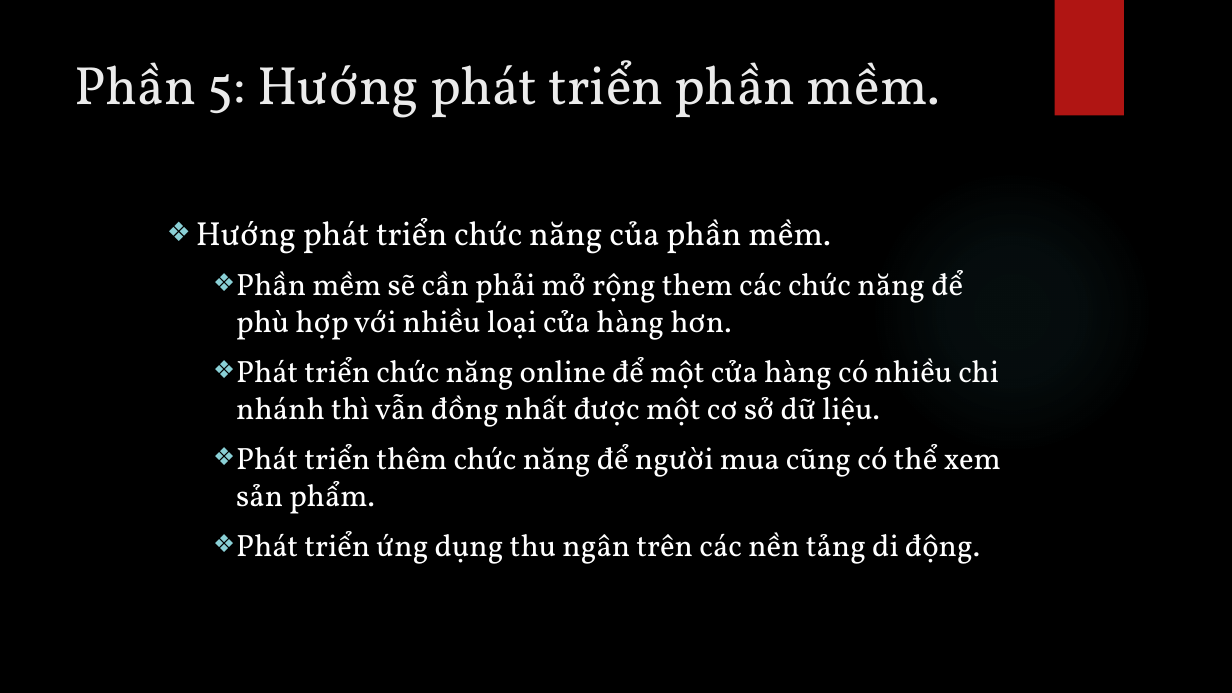
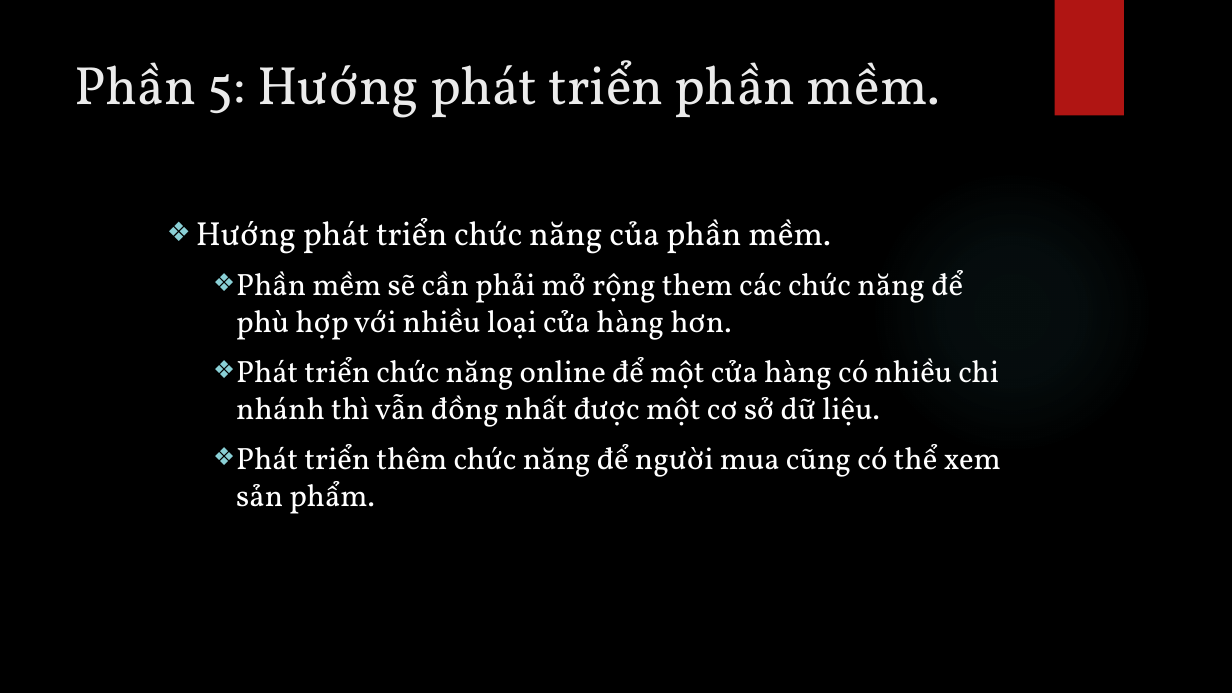
Before and after one commit to phucld95/StoreManage, a slide deck: slide 24 of Slide.pptx (slide 26 before the commit). Drawn at 1232x693 pixels with LibreOffice and Linux fonts; fonts in the diff are those of the drawing; background and template pictures are left out. Boxes give left, top, right and bottom in pixels: in the first picture for what was removed or moved away, otherwise in the second. Text is boxed around its words. In the diff, an @@ line names an element or a change of style, - is before the commit and + after.

```diff
--- a/Slide.pptx
+++ b/Slide.pptx
@@ text at bbox=[236, 531, 980, 564]: paragraph removed @@
-    ❖ Phát triển ứng dụng thu ngân trên các nền tảng di động.
```
Also in this commit, not shown: 2 other slides changed, 2 slides removed.
